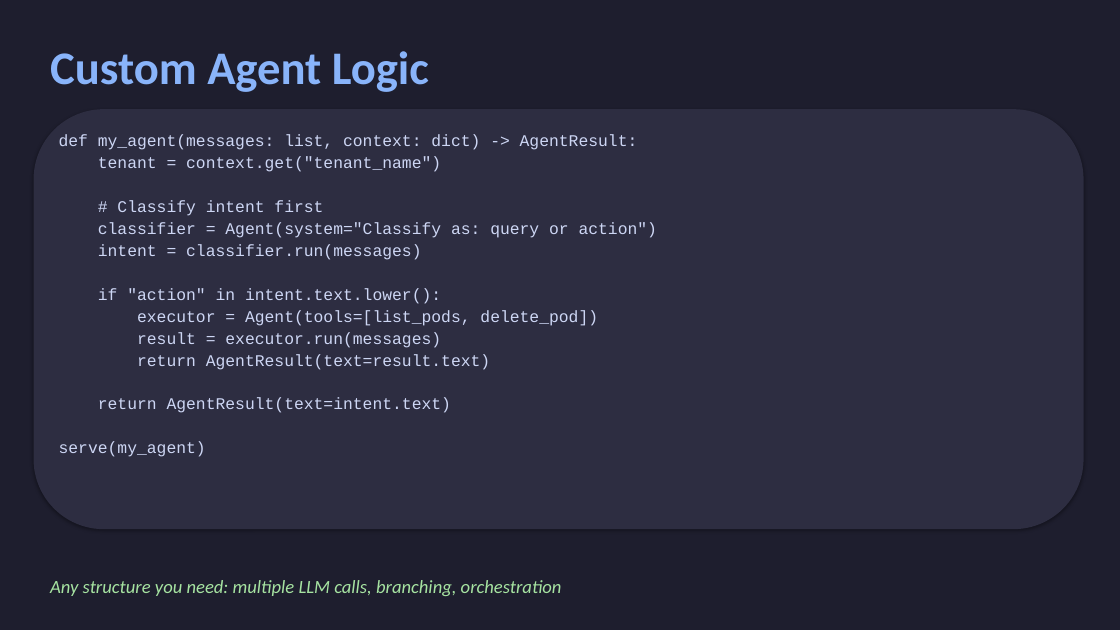
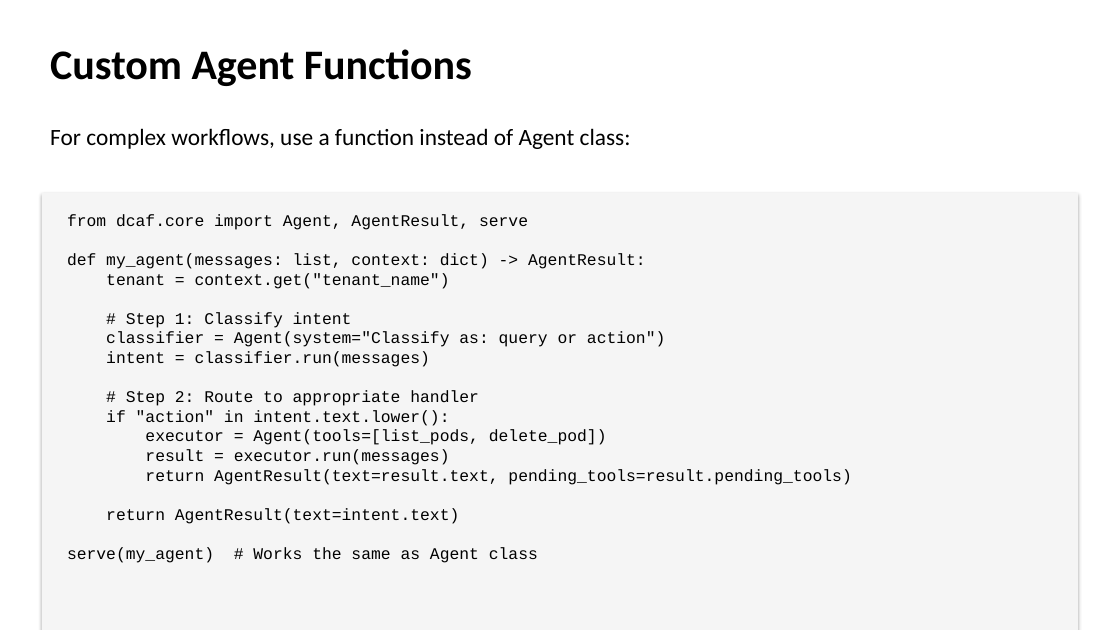
Before and after one commit to duplocloud/dcaf, a slide deck: slide 8 of docs/presentations/dcaf-core-presentation.pptx (slide 10 before the commit). Drawn at 1120x630 pixels with LibreOffice and Linux fonts; fonts in the diff are those of the drawing. Boxes give left, top, right and bottom in pixels: in the first picture for what was removed or moved away, otherwise in the second. Text is boxed around its words. In the diff, an @@ line names an element or a change of style, - is before the commit and + after.

Commit message:
Add A2A protocol support and session management improvements
- Add A2A (Agent-to-Agent) protocol implementation with RemoteAgent client
- Add session management with typed serialization (Pydantic/dataclass support)
- Update documentation: engineering handoff, getting started, tools guide
- Add A2A example and documentation
- Add PPTX generation script for presentations
- Update mkdocs configuration

```diff
--- a/docs/presentations/dcaf-core-presentation.pptx
+++ b/docs/presentations/dcaf-core-presentation.pptx
@@ text at (x1=50, y1=49, x2=472, y2=86): text changed; size 40 to 36 pt; text colour #89B4FA to #000000 @@
-Custom Agent Logic
+Custom Agent Functions
@@ rounded rectangle removed at (x1=34, y1=109, x2=1084, y2=529) @@
@@ text added at (x1=50, y1=128, x2=631, y2=149), 20 pt, text #000000 @@
+For complex workflows, use a function instead of Agent class:
@@ rectangle resized from (x1=0, y1=0, x2=1120, y2=630) to (x1=42, y1=193, x2=1078, y2=630) @@
@@ rectangle at (x1=42, y1=193, x2=1078, y2=630): fill #1E1E2E to #F5F5F5 @@
@@ text at (x1=67, y1=214, x2=851, y2=563): text changed; text colour #CDD6F4 to #000000 @@
-def my_agent(messages: list, context: dict) -> AgentResult:
-tenant = context.get("tenant_name")
-# Classify intent first
-classifier = Agent(system="Classify as: query or action")
-intent = classifier.run(messages)
-if "action" in intent.text.lower():
-executor = Agent(tools=[list_pods, delete_pod])
-result = executor.run(messages)
-return AgentResult(text=result.text)
-return AgentResult(text=intent.text)
-serve(my_agent)
+from dcaf.core import Agent, AgentResult, serve
+def my_agent(messages: list, context: dict) -> AgentResult:
+tenant = context.get("tenant_name")
+# Step 1: Classify intent
+classifier = Agent(system="Classify as: query or action")
+intent = classifier.run(messages)
+# Step 2: Route to appropriate handler
+if "action" in intent.text.lower():
+executor = Agent(tools=[list_pods, delete_pod])
+result = executor.run(messages)
+return AgentResult(text=result.text, pending_tools=result.pending_tools)
+return AgentResult(text=intent.text)
+serve(my_agent) # Works the same as Agent class
@@ text removed at (x1=50, y1=580, x2=562, y2=596) @@
-Any structure you need: multiple LLM calls, branching, orchestration
```
Also in this commit, not shown: 7 other slides changed, 33 slides added, 11 slides removed, 25 other files.
